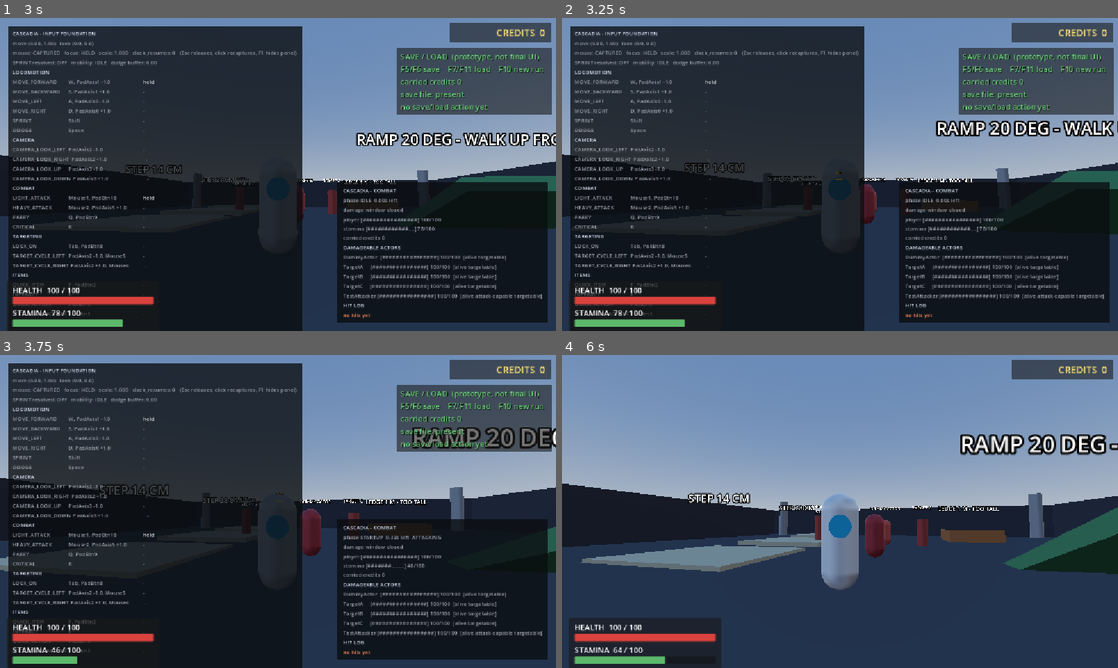
Above: before the commit, frames 1-4 (two rows, left to right).
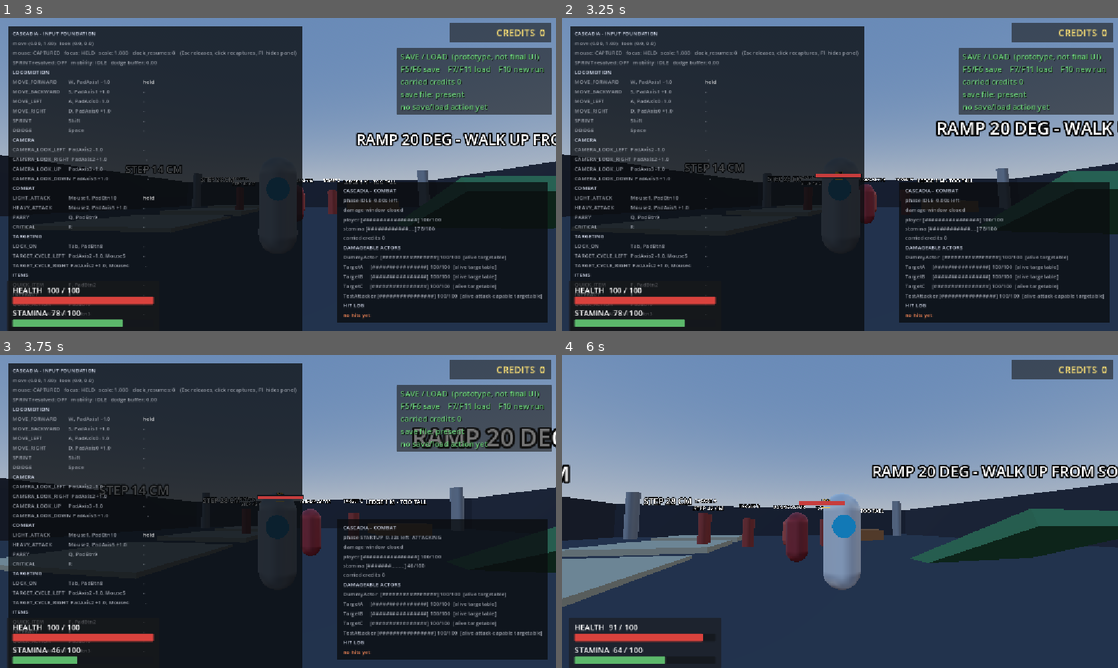
Above: after the commit, the same moments.

Repository: thom-baum/CascadiaPrototype2
Game: Godot game, scene res://scenes/diagnostics/ui_hud_probe_debug.tscn
Same seed, same stepped clock (60 frames per second), same inputs: the game is played once before the commit and once after it. This scene is started directly instead of the project's main scene.
Inputs (mouse positions are in pixels of both pictures, inside the frame that each line leads up to):
- Up to frame 1 (3 s): tap Enter at 0.5 s; move the mouse to (305, 174) at 0.52 s; hold W (move_forward) 0.53-2 s; tap Tab (lock_on) at 0.6, 1.55 s; click (305, 174) at 0.67 s; move the mouse to (250, 174) at 1.27 s; tap R (critical) at 1.35 s; click (250, 174) at 1.42 s; click "New run (F10)" at 2 s; move the mouse to (289, 168) at 2.77 s; hold W (move_forward) from 2.78 s (still down); tap Space (dodge) at 2.85 s; click (289, 168) at 2.92 s
- Up to frame 2 (3.25 s): keep holding W (move_forward); tap Tab (lock_on) at 3.05 s
- Up to frame 3 (3.75 s): keep holding W (move_forward); move the mouse to (272, 517) at 3.52 s; right-click (272, 517) at 3.6 s; click (272, 517) at 3.67 s
- Up to frame 4 (6 s): keep holding W (move_forward); tap Tab (lock_on) at 3.8, 4.55, 5.3, 5.85 s; move the mouse to (878, 514) at 4.27 s; tap E (interact) at 4.35 s; click (878, 514) at 4.42 s; tap F1 (toggle_debug_overlay) at 4.9 s; move the mouse to (795, 508) at 5.02 s; click (795, 508) at 5.1 s; move the mouse to (845, 511) at 5.77 s; click (845, 511) at 5.92 s

Frame 1 is identical in both runs. In frame 2, 0.1% of the frame differs, in the area x 45-54%, y 49-52%; in frame 3, 0.1%; in frame 4, 19%, in the area x 0-100%, y 25-92%.

Commit message:
Add enemy health bars revealed by damage

Diff:
--- a/main.tscn
+++ b/main.tscn
@@ -13,6 +13,7 @@
 [ext_resource type="Script" path="res://scripts/ui/game_hud.gd" id="11_gamehud"]
 [ext_resource type="Script" path="res://scripts/ui/lock_on_indicator.gd" id="12_lockindicator"]
 [ext_resource type="Script" path="res://scripts/ui/pause_menu.gd" id="13_pausemenu"]
+[ext_resource type="Script" path="res://scripts/ui/enemy_health_bars.gd" id="14_enemybars"]
 
 [node name="Cascadia" type="Node3D" unique_id=58351916]
 
@@ -54,4 +55,7 @@
 [node name="PauseMenu" type="CanvasLayer" parent="."]
 script = ExtResource("13_pausemenu")
 
+[node name="EnemyHealthBars" type="CanvasLayer" parent="."]
+script = ExtResource("14_enemybars")
+
 [node name="TestEnvironment" parent="." unique_id=10485837 instance=ExtResource("2_env")]
--- a/scripts/diagnostics/ui_hud_probe_debug.gd
+++ b/scripts/diagnostics/ui_hud_probe_debug.gd
@@ -123,6 +123,7 @@
 	await _phase_pause()
 	await _phase_save_and_load()
 	await _phase_new_run()
+	await _phase_enemy_health_bars()
 	await _phase_cleanup()
 	_report()
 
@@ -658,6 +659,136 @@
 	if d == null or not d.has_method("is_defeated"):
 		return false
 	return bool(d.call("is_defeated"))
+
+
+# --- Phase 7: enemy health bars ----------------------------------------------
+
+## DAMAGE REVEALS, ENGAGEMENT HOLDS, DISENGAGEMENT HIDES.
+##
+## The engagement rule is a documented STAND-IN (roadmap 8R): no aggro system exists yet, so "engaged"
+## today means "damaged within hold_seconds, or currently locked". This asserts the rule AS DEFINED and
+## does not claim the bar follows real aggro.
+func _phase_enemy_health_bars() -> void:
+	_say("[UIHUD] --- PHASE 7: the enemy health bar (damage reveals, disengagement hides) ---")
+
+	var bars := get_tree().get_first_node_in_group(EnemyHealthBars.GROUP_ENEMY_HEALTH_BARS) \
+		as EnemyHealthBars
+	_expect(bars != null, "the enemy health bar module is LIVE in the shipped scene")
+	if bars == null:
+		return
+
+	# A SHORT WINDOW FOR THE MEASUREMENT, so the probe measures the RULE instead of idling for seconds.
+	# Restored before the phase ends, and the restoration is asserted.
+	var real_hold := bars.hold_seconds
+	bars.hold_seconds = 0.4
+
+	# THE AT-REST CHECK NEEDS THE HOLD WINDOWS EXPIRED, and that is a measurement-integrity step, not
+	# tidiness: phase 6 damages a REAL arena enemy, and that damage legitimately reveals its bar. So
+	# asserting "nothing is showing" right here would be asserting that a reveal did NOT happen.
+	await _wait_seconds(bars.hold_seconds + 0.4)
+	_expect(bars.tracked_count() > 0,
+		"the arena's enemies are TRACKED at boot (%d)" % bars.tracked_count())
+	_expect(bars.visible_count() == 0,
+		"NO bar is shown at rest - existing is not the same as being revealed (%d)"
+			% bars.visible_count())
+
+	# THE PLAYER IS NOT AN ENEMY. The player has the HUD's own bar; this module is enemy feedback.
+	_expect(not bars.is_tracked(_player), "the PLAYER is not tracked by the enemy bar module")
+	var player_event := DamageEvent.new()
+	player_event.amount = DAMAGE_AMOUNT
+	player_event.source = _player
+	_health.apply_damage(player_event)
+	await _wait_seconds(bars.hold_seconds + 0.4)
+	_expect(bars.visible_count() == 0,
+		"damaging the PLAYER reveals no enemy bar (%d)" % bars.visible_count())
+	_health.reset()
+	await _wait(STATE_FRAMES)
+
+	# A THROWAWAY ENEMY, so no arena actor is touched by the measurement itself.
+	var enemy := _spawn_target("ProbeTarget_HealthBar")
+	_expect(enemy != null, "a temporary enemy was created for the health-bar checks")
+	if enemy == null:
+		bars.hold_seconds = real_hold
+		return
+	await _wait(STATE_FRAMES)
+	bars.rescan()
+	await _wait(STATE_FRAMES)
+
+	var enemy_health := enemy.get_node_or_null("Health") as HealthComponent
+	_expect(enemy_health != null, "the temporary enemy carries a HealthComponent")
+	if enemy_health == null:
+		bars.hold_seconds = real_hold
+		_destroy(enemy)
+		return
+	_expect(bars.is_tracked(enemy), "the temporary enemy is tracked")
+	_expect(not bars.is_showing(enemy),
+		"it has NO bar before it is damaged - being tracked is not enough")
+
+	# 1. DAMAGE REVEALS.
+	var to_half := maxf(1.0, enemy_health.current_health - (enemy_health.max_health * 0.5))
+	_expect(_apply_damage(enemy, to_half),
+		"the temporary enemy took real damage through the damage chain")
+	await _wait(STATE_FRAMES)
+	_expect(bars.is_showing(enemy), "DAMAGE REVEALS the bar")
+	_expect(bars.reveals > 0, "and the reveal was counted (%d)" % bars.reveals)
+
+	# 2. THE FILL IS THE OWNER'S OWN HEALTH FRACTION, read back from the drawn bar.
+	var expected_fill := (bars.bar_width - 2.0) * clampf(enemy_health.health_fraction(), 0.0, 1.0)
+	_expect(absf(bars.fill_width_of(enemy) - expected_fill) < 1.0,
+		"the fill width IS the owner's health fraction (%.2f px, expected %.2f px)"
+			% [bars.fill_width_of(enemy), expected_fill])
+
+	# 3. DISENGAGEMENT HIDES, once the hold window passes with no further damage.
+	var hides_before := bars.hides
+	await _wait_seconds(bars.hold_seconds + 0.4)
+	_expect(not bars.is_showing(enemy),
+		"DISENGAGEMENT hides it (no damage for %.1f s)" % bars.hold_seconds)
+	_expect(bars.hides == hides_before + 1,
+		"and the hide was counted exactly once (%d -> %d)" % [hides_before, bars.hides])
+
+	# 4. A LOCKED TARGET STAYS REVEALED WHILE THE LOCK IS HELD.
+	_expect(await _lock_onto(enemy), "the temporary enemy was locked for the hold check")
+	_expect(_targeting.is_locked(), "a lock is genuinely held")
+	await _wait_seconds(bars.hold_seconds + 0.4)
+	_expect(bars.is_showing(enemy),
+		"a LOCKED target stays revealed past the hold window while the lock is held")
+
+	# 5. RELEASING THE LOCK LETS IT HIDE AGAIN.
+	_targeting.release()
+	await _wait_seconds(bars.hold_seconds + 0.4)
+	_expect(not bars.is_showing(enemy), "releasing the lock lets the bar hide again")
+
+	# Leave the module as it was found.
+	bars.hold_seconds = real_hold
+	_expect(is_equal_approx(bars.hold_seconds, real_hold),
+		"the shipped hold window was restored (%.1f s)" % bars.hold_seconds)
+	# The count is taken BEFORE the free on purpose: a freed instance cannot be passed to a typed
+	# `Node3D` parameter, so asserting on the actor itself here would crash the probe rather than
+	# measure anything. The DROP is what matters, and the count is how it is observed.
+	var tracked_before_destroy := bars.tracked_count()
+	_expect(tracked_before_destroy > 0,
+		"the module is still tracking enemies before the teardown (%d)" % tracked_before_destroy)
+	_destroy(enemy)
+	await _wait(STATE_FRAMES + 2)
+	_expect(bars.tracked_count() < tracked_before_destroy,
+		"the temporary enemy's bar was dropped with it (%d -> %d)"
+			% [tracked_before_destroy, bars.tracked_count()])
+	_expect(bars.visible_count() == 0,
+		"no bar is left showing at the end of the phase (%d)" % bars.visible_count())
+
+
+## Apply a NON-LETHAL amount of real damage through the damage chain. The probe's own lethal helper
+## exists for the death paths; this is for a measurement that needs the actor to survive.
+func _apply_damage(actor: Node3D, amount: float) -> bool:
+	if actor == null or not is_instance_valid(actor):
+		return false
+	var health := actor.get_node_or_null("Health") as HealthComponent
+	if health == null:
+		return false
+	var event := DamageEvent.new()
+	event.amount = amount
+	event.source = _player
+	return health.apply_damage(event)
 
 
 func _phase_cleanup() -> void:
--- /dev/null
+++ b/scripts/ui/enemy_health_bars.gd
@@ -0,0 +1,337 @@
+class_name EnemyHealthBars
+extends CanvasLayer
+## Milestone 14 - a damage-revealed health bar over each engaged enemy.
+##
+## WHAT THIS IS: a bar that appears over an enemy when it is ATTACKED, stays while that enemy is
+## engaged, and disappears when it is not. It exists so damage, enemy survivability and combat tuning
+## are legible during testing. It is NOT a permanent HUD decision - see roadmap section 8R.
+##
+## WHAT IT OWNS: one reveal TIMESTAMP per tracked enemy, plus the Controls it draws. It owns NO health
+## value, no aggro state and no lock state. Every value it shows is read from its owner:
+##
+##   health fraction   HealthComponent.health_fraction()   the enemy's own health
+##   reveal            HealthComponent.damaged signal      the enemy's own damage report
+##   lock state        TargetingComponent.is_locked() / get_current_target()
+##
+## "ENGAGED" IS A RECORDED STAND-IN - read this before changing the rule.
+## This project has NO aggro, threat or deaggro system; enemy AI is a deferred milestone, so there is
+## nothing to ask whether an enemy is aggroed. The honest substitute implemented here is:
+##
+##   DAMAGE REVEALS, and the bar is HELD while the enemy was damaged within `hold_seconds` OR the
+##   player currently holds a lock on it.
+##
+## Lock-on counts as engagement because it is the only real, player-DECLARED "I am fighting this one"
+## signal that exists today, and it deliberately does NOT reveal an undamaged enemy. When enemy AI
+## arrives, its aggro authority should replace that second condition - `is_engaged()` is the single
+## function that decides, and therefore the one place to change.
+##
+## WHY EVERY CONTROL IS MOUSE_FILTER_IGNORE: light and heavy attacks are bound to the MOUSE BUTTONS,
+## and `focus_input_routing_probe_debug` enumerates every VISIBLE Control under every CanvasLayer and
+## fails on one with a non-IGNORE filter overlapping the centre of the viewport. A bar sitting dead
+## centre over a close enemy must therefore never be able to take a click.
+
+## The group HealthComponent joins. Enemies are enumerated from it, so no actor list is hard-coded.
+const GROUP_DAMAGEABLE := &"damageable"
+## The group TargetingComponent joins.
+const GROUP_TARGETING := &"targeting"
+## The group this module joins, so a probe or a debug readout can resolve it without a scene path -
+## the same resolution pattern the HUD, the indicator and the targeting module all use.
+const GROUP_ENEMY_HEALTH_BARS := &"enemy_health_bars"
+
+@export_group("Wiring")
+## The targeting module to read. Leave EMPTY to resolve it through its own group.
+@export var targeting_path: NodePath
+
+@export_group("Engagement (STAND-IN - see the class comment and roadmap 8R)")
+## How long a bar stays after the last damage, in seconds. A FEEL value, exported on purpose so it can
+## be tuned without a code change.
+@export var hold_seconds := 4.0
+## Whether holding a lock also holds that enemy's bar. The only player-declared engagement signal that
+## exists today; it does NOT reveal an undamaged enemy.
+@export var hold_while_locked := true
+
+@export_group("Bar")
+@export var bar_width := 96.0
+@export var bar_height := 9.0
+## How far above the enemy's origin the bar floats, in metres.
+@export var head_offset := 2.05
+@export var fill_color := Color(0.78, 0.24, 0.24, 1)
+@export var background_color := Color(0.06, 0.07, 0.09, 0.85)
+
+## How many times a bar has APPEARED. Diagnostic: it separates "never revealed" from "revealed and
+## then expired", which a single on-screen check cannot tell apart.
+var reveals := 0
+## How many times a bar has been HIDDEN again. Diagnostic, same reason.
+var hides := 0
+
+var _targeting: TargetingComponent
+var _root: Control
+var _camera: Camera3D
+## Seconds of GAMEPLAY time since boot, advanced in `_process`. Used instead of a wall clock so the hold
+## window FREEZES while the tree is paused, exactly like every other frame-driven value.
+var _elapsed := 0.0
+## One record per tracked enemy:
+##     actor -> {"health": HealthComponent, "root": Control, "fill": ColorRect, "revealed_at": float}
+## The ONLY state is the timestamp and the Controls. The health value is read fresh every frame.
+var _entries: Dictionary = {}
+
+
+func _ready() -> void:
+	# ABOVE the world, BELOW the debug overlays, so one F1 press still clears the debug layer while
+	# this feedback stays visible in the plain shipped game.
+	layer = 2
+	add_to_group(GROUP_ENEMY_HEALTH_BARS)
+	_build_root()
+	_resolve()
+	# DEFERRED, and the ordering matters: `HealthComponent._ready()` is what joins the damageable
+	# group, and this node sits BEFORE the actors in tree order. A deferred scan is the first moment
+	# that group is complete and every actor is where the scene authored it.
+	_scan.call_deferred()
+
+
+func _process(delta: float) -> void:
+	_elapsed += delta
+	if _camera == null or not is_instance_valid(_camera):
+		_camera = get_viewport().get_camera_3d()
+	var locked := _locked_target()
+	for actor in _entries.keys():
+		if actor == null or not is_instance_valid(actor):
+			_forget(actor)
+			continue
+		_sync_bar(actor, _entries[actor], locked)
+
+
+# --- The engagement rule -----------------------------------------------------
+
+## THE ONE PLACE THAT DECIDES WHETHER AN ENEMY IS ENGAGED, and the seam where enemy AI will later be
+## asked instead of this stand-in. See the class comment and roadmap section 8R.
+func is_engaged(actor: Node3D, locked: Node3D, recently_damaged: bool) -> bool:
+	if recently_damaged:
+		return true
+	if hold_while_locked and locked != null and locked == actor:
+		return true
+	return false
+
+
+## The actor the player currently holds a lock on, or null. Read from the owner, never cached.
+func _locked_target() -> Node3D:
+	var targeting := _get_targeting()
+	if targeting == null or not targeting.is_locked():
+		return null
+	var target: Node3D = targeting.get_current_target()
+	if target == null or not is_instance_valid(target):
+		return null
+	return target
+
+
+# --- Scanning and construction ----------------------------------------------
+
+## Register every damageable actor EXCEPT the player. Deferred from `_ready()` so the group is full.
+##
+## Scanned ONCE by design: the shipped arena spawns no damageable actor after boot, and a re-scan would
+## silently add a bar for anything a diagnostic spawned mid-run. `rescan()` exists for tooling.
+func _scan() -> void:
+	if get_tree() == null:
+		return
+	var player := get_tree().get_first_node_in_group(CreditLedger.GROUP_PLAYER_ACTOR) as Node3D
+	for node in get_tree().get_nodes_in_group(GROUP_DAMAGEABLE):
+		var health := node as HealthComponent
+		if health == null:
+			continue
+		var actor := health.get_parent() as Node3D
+		# THE PLAYER IS NOT AN ENEMY. The player already has the HUD's own health bar, and this module
+		# is enemy feedback - giving the player a floating bar too would be a second health display.
+		if actor == null or actor == player:
+			continue
+		_track(actor, health)
+
+
+## Re-run the scan. For tooling and probes, NOT called automatically.
+func rescan() -> void:
+	_scan()
+
+
+func _track(actor: Node3D, health: HealthComponent) -> void:
+	if _entries.has(actor):
+		return
+
+	var root := Control.new()
+	root.name = "Bar_%s" % String(actor.name)
+	root.mouse_filter = Control.MOUSE_FILTER_IGNORE
+	root.visible = false
+	_root.add_child(root)
+
+	var background := ColorRect.new()
+	background.name = "Background"
+	background.color = background_color
+	background.mouse_filter = Control.MOUSE_FILTER_IGNORE
+	background.size = Vector2(bar_width, bar_height)
+	root.add_child(background)
+
+	var fill := ColorRect.new()
+	fill.name = "Fill"
+	fill.color = fill_color
+	fill.mouse_filter = Control.MOUSE_FILTER_IGNORE
+	# Inset by one pixel so the background reads as a border on every side.
+	fill.position = Vector2(1.0, 1.0)
+	fill.size = Vector2(bar_width - 2.0, bar_height - 2.0)
+	root.add_child(fill)
+
+	_entries[actor] = {
+		"health": health,
+		"root": root,
+		"fill": fill,
+		"revealed_at": -1000000.0,
+	}
+
+	# THE REVEAL. The enemy's OWN damage report is what makes the bar appear. Nothing here watches the
+	# player's attack, and nothing here re-derives damage from a health difference.
+	var callable := Callable(self, "_on_actor_damaged").bind(actor)
+	if not health.is_connected(&"damaged", callable):
+		health.connect(&"damaged", callable)
+
+
+## An enemy took damage: start (or restart) its hold window. `bind(actor)` puts the actor AFTER the
+## signal's own three arguments, which is why it is the fourth parameter here.
+func _on_actor_damaged(_event: DamageEvent, _current: float, _maximum: float, actor: Node3D) -> void:
+	if not _entries.has(actor):
+		return
+	var entry: Dictionary = _entries[actor]
+	entry["revealed_at"] = _elapsed
+	_entries[actor] = entry
+
+
+# --- Drawing -----------------------------------------------------------------
+
+func _sync_bar(actor: Node3D, entry: Dictionary, locked: Node3D) -> void:
+	var root := entry["root"] as Control
+	if root == null or not is_instance_valid(root):
+		return
+	var health := entry["health"] as HealthComponent
+	if health == null or not is_instance_valid(health):
+		root.visible = false
+		return
+
+	var recently_damaged: bool = (_elapsed - float(entry["revealed_at"])) < hold_seconds
+	if not is_engaged(actor, locked, recently_damaged):
+		_hide(root)
+		return
+
+	# The bar is anchored in the WORLD, so it needs that enemy's screen position. Behind the camera and
+	# off-screen both mean "not visible", which is not the same as "not engaged" - the hold continues.
+	if _camera == null or not is_instance_valid(_camera):
+		_camera = get_viewport().get_camera_3d()
+	if _camera == null:
+		_hide(root)
+		return
+	var head := actor.global_position + Vector3(0.0, head_offset, 0.0)
+	if _camera.is_position_behind(head):
+		_hide(root)
+		return
+	var screen := _camera.unproject_position(head)
+	var viewport_size := get_viewport().get_visible_rect().size
+	if screen.x < -bar_width or screen.x > viewport_size.x + bar_width \
+			or screen.y < -bar_height or screen.y > viewport_size.y + bar_height:
+		_hide(root)
+		return
+
+	# The fill is the owner's OWN fraction, read this frame - never a value this module stored.
+	var fraction := clampf(health.health_fraction(), 0.0, 1.0)
+	var fill := entry["fill"] as ColorRect
+	if fill != null and is_instance_valid(fill):
+		fill.size.x = maxf(0.0, (bar_width - 2.0) * fraction)
+
+	root.position = screen - Vector2(bar_width * 0.5, bar_height * 0.5)
+	if not root.visible:
+		root.visible = true
+		reveals += 1
+
+
+func _hide(root: Control) -> void:
+	if root.visible:
+		root.visible = false
+		hides += 1
+
+
+func _forget(actor: Variant) -> void:
+	if not _entries.has(actor):
+		return
+	var entry: Dictionary = _entries[actor]
+	var root: Control = entry.get("root")
+	if root != null and is_instance_valid(root):
+		root.queue_free()
+	_entries.erase(actor)
+
+
+# --- Read-only reports -------------------------------------------------------
+
+## How many bars are currently showing. For a probe or a debug readout.
+func visible_count() -> int:
+	var shown := 0
+	for actor in _entries.keys():
+		if actor == null or not is_instance_valid(actor):
+			continue
+		var root: Control = _entries[actor]["root"]
+		if root != null and is_instance_valid(root) and root.visible:
+			shown += 1
+	return shown
+
+
+## Whether one specific actor's bar is showing right now.
+func is_showing(actor: Node3D) -> bool:
+	if not _entries.has(actor):
+		return false
+	var root: Control = _entries[actor]["root"]
+	return root != null and is_instance_valid(root) and root.visible
+
+
+## How many enemies are tracked at all. Diagnostic: separates "not tracked" from "tracked and hidden".
+func tracked_count() -> int:
+	return _entries.size()
+
+
+## Whether this actor is tracked at all. Separates "not an enemy" from "an enemy with no bar up".
+func is_tracked(actor: Node3D) -> bool:
+	return _entries.has(actor)
+
+
+## The CURRENT WIDTH IN PIXELS of one actor's fill, or -1.0 when it is not tracked. This is the drawn
+## value, read back from the fill itself rather than recomputed, so a probe measuring it is measuring
+## what is actually on screen and not a second copy of the same arithmetic.
+func fill_width_of(actor: Node3D) -> float:
+	if not _entries.has(actor):
+		return -1.0
+	var fill: ColorRect = _entries[actor]["fill"]
+	if fill == null or not is_instance_valid(fill):
+		return -1.0
+	return fill.size.x
+
+
+## The hold window remaining for one actor, in seconds. Negative once it has expired.
+func hold_remaining(actor: Node3D) -> float:
+	if not _entries.has(actor):
+		return -1000000.0
+	return hold_seconds - (_elapsed - float(_entries[actor]["revealed_at"]))
+
+
+# --- Resolution --------------------------------------------------------------
+
+func _build_root() -> void:
+	_root = Control.new()
+	_root.name = "Bars"
+	_root.set_anchors_and_offsets_preset(Control.PRESET_FULL_RECT)
+	_root.mouse_filter = Control.MOUSE_FILTER_IGNORE
+	add_child(_root)
+
+
+func _resolve() -> void:
+	if not String(targeting_path).is_empty():
+		_targeting = get_node_or_null(targeting_path) as TargetingComponent
+	if _targeting == null and get_tree() != null:
+		_targeting = get_tree().get_first_node_in_group(GROUP_TARGETING) as TargetingComponent
+
+
+func _get_targeting() -> TargetingComponent:
+	if _targeting == null or not is_instance_valid(_targeting):
+		_resolve()
+	return _targeting
Not shown, changed: _focus_probe_report.txt
Not shown, changed: _ui_hud_probe_report.txt
Not shown, added: scripts/ui/enemy_health_bars.gd.uid
Not shown, changed: .summer/plans/CASCADIA_MILESTONE_ROADMAP.md
Not shown, changed: CASCADIA_DELETION_MANIFEST.md
